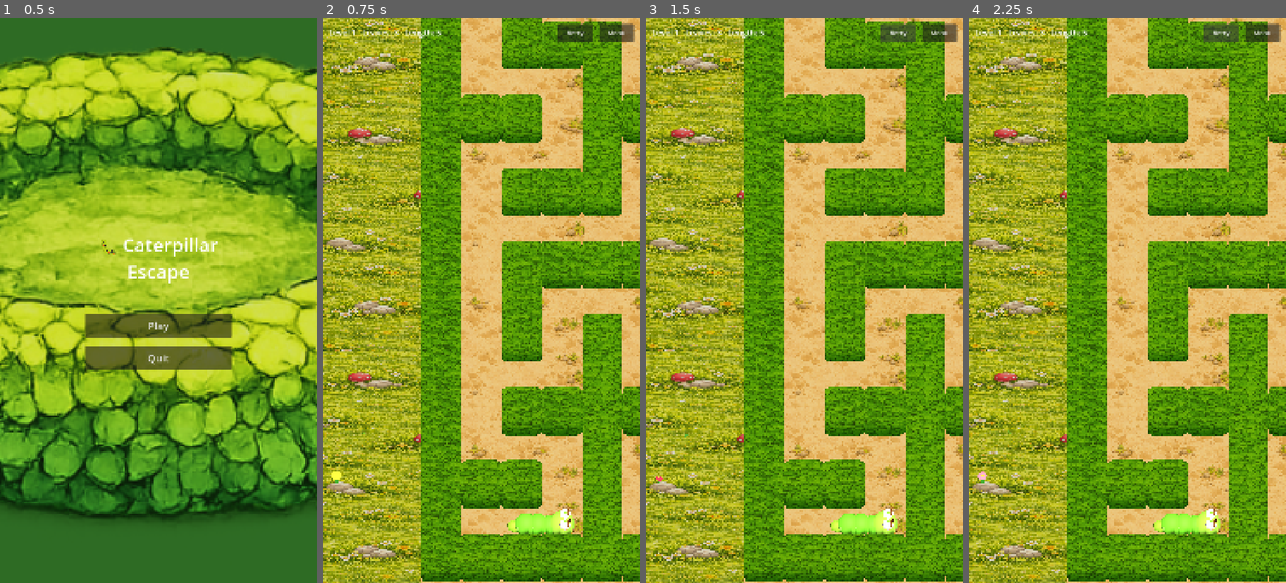
Above: before the commit, frames 1-4 (left to right).
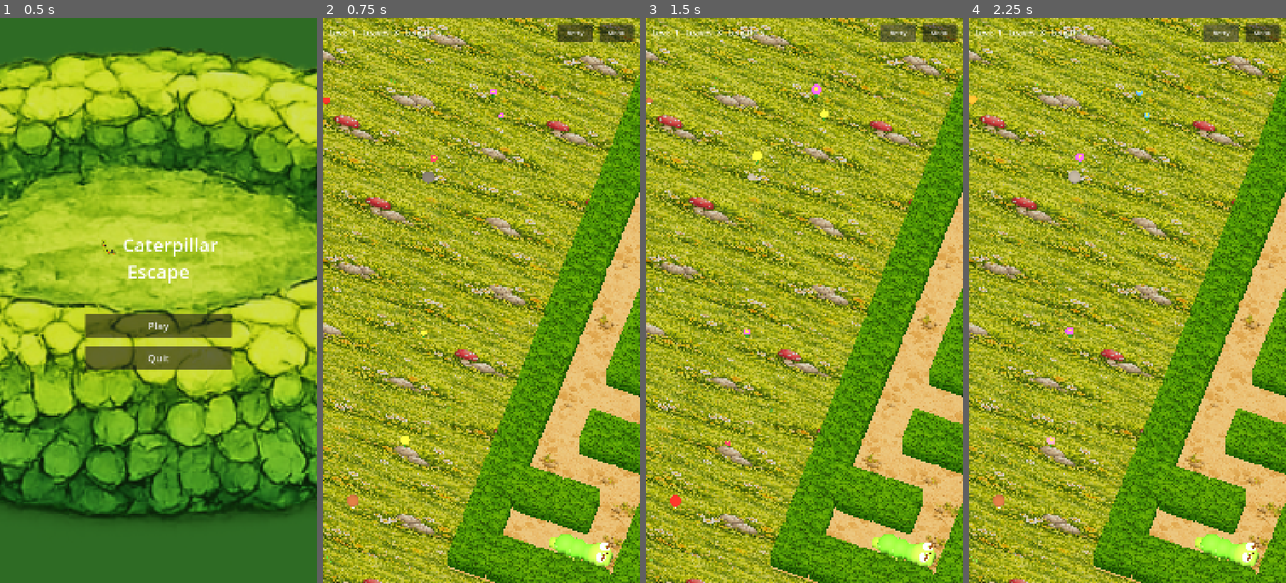
Above: after the commit, the same moments.

Repository: blago83/CaterpillarEscapeGame
Game: Godot game, scene res://scenes/MainMenu.tscn
The game is run twice, just before and just after one commit, with the same random seed, the same clock (stepped at 60 frames per second) and the same inputs.
Inputs:
- Up to frame 1 (0.5 s): no input
- Up to frame 2 (0.75 s): click "Play" at 0.5 s
- Up to frame 3 (1.5 s): click "Retry" at 1.25 s
- Up to frame 4 (2.25 s): click "Retry" at 2 s

Frame 1 is identical in both runs. In frame 2, 86% of the frame differs, in the area x 0-100%, y 0-100%; in frame 3, 86%; in frame 4, 86%.

Commit message:
Add 20° Y rotation to camera for diagonal viewing angle
- Camera rotation: (-65, 0, 0) → (-65, 20, 0)
- Gives a slight side-angle view matching the reference art style
  instead of a straight-on frontal overhead view

Diff:
--- a/scripts/level_3d.gd
+++ b/scripts/level_3d.gd
@@ -363,7 +363,7 @@
 	cam.size = ORTHO_SIZE
 	cam.near = 0.1
 	cam.far = 100.0
-	cam.rotation_degrees = Vector3(-65, 0, 0)
+	cam.rotation_degrees = Vector3(-65, 20, 0)
 	# Compute camera Z bounds so the view stays within the maze
 	var cam_offset_z := CAM_HEIGHT / tan(deg_to_rad(65.0))
 	# Orthographic: visible Z range on ground = size / sin(tilt), symmetric top/bottom
